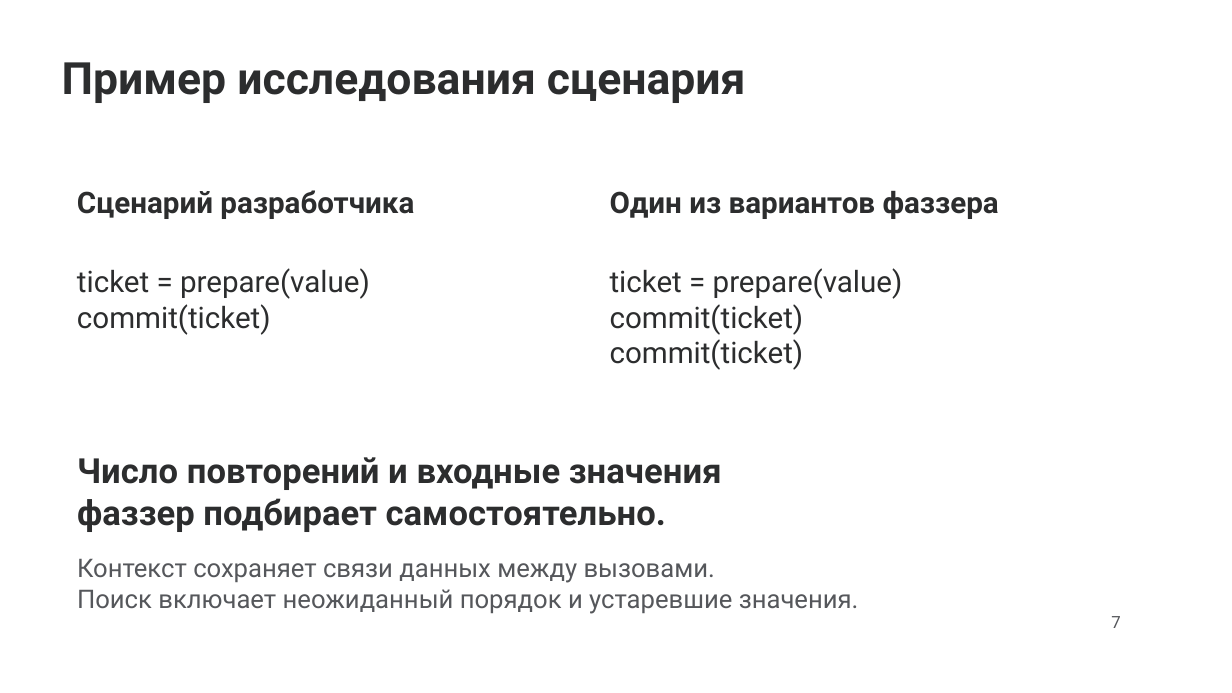
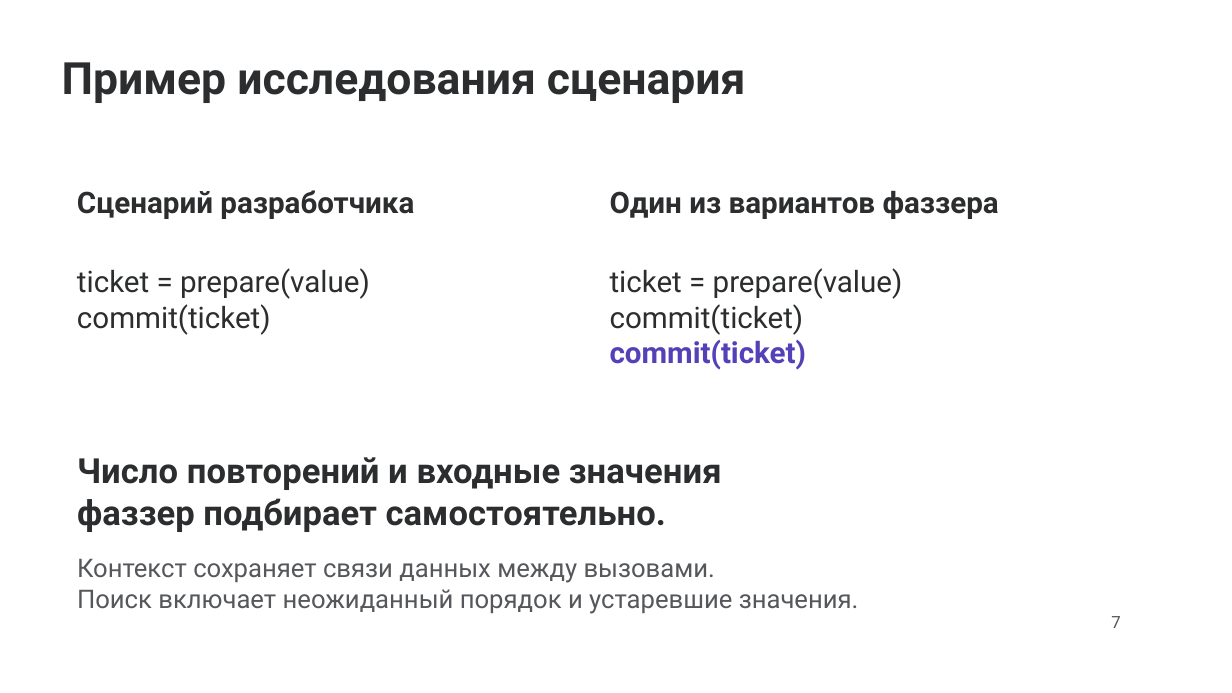
Before and after one commit to Malevrovich/userver-fuzzing, a slide deck: slide 7 of docs/presentation/project.pptx. Drawn at 1232x693 pixels with LibreOffice and Linux fonts; fonts in the diff are those of the drawing; background and template pictures are left out. Boxes give left, top, right and bottom in pixels: in the first picture for what was removed or moved away, otherwise in the second. Text is boxed around its words. In the diff, an @@ line names an element or a change of style, - is before the commit and + after.

```diff
--- a/docs/presentation/project.pptx
+++ b/docs/presentation/project.pptx
@@ text at bbox=[610, 340, 807, 370]: text colour #2C2D2E to #5541B7, bold on in "commit(ticket)" @@
```
Also in this commit, not shown: 7 other slides changed, 1 other file.
